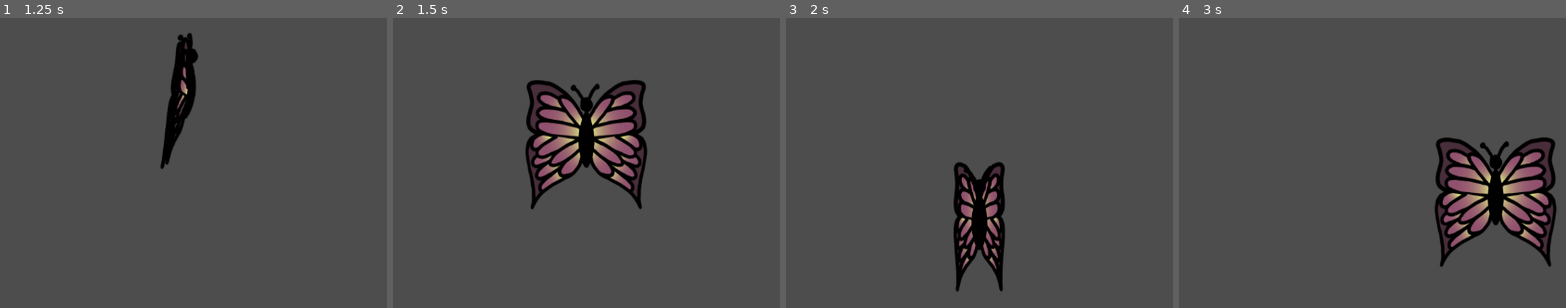
Above: before the commit, frames 1-4 (left to right).
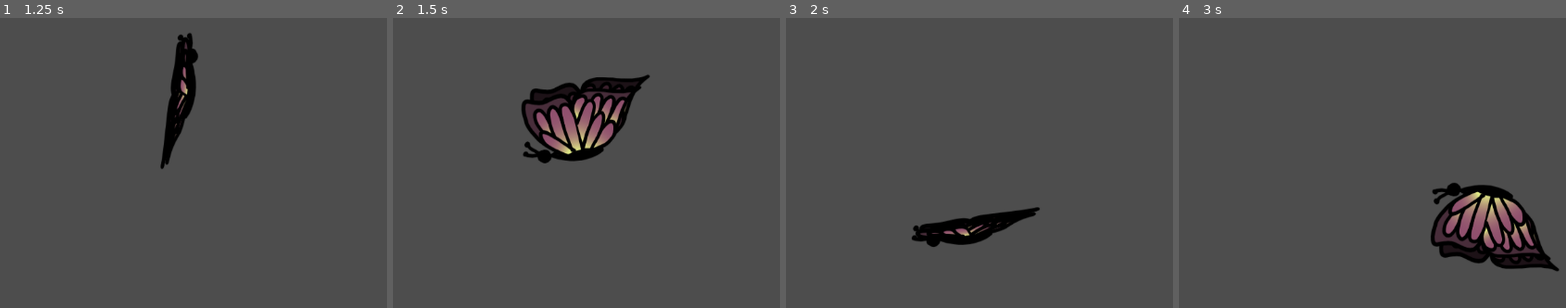
Above: after the commit, the same moments.

Repository: VRiveland/hungry-hungry-butterfly
Game: Godot game, scene res://game.tscn
Two runs of this game, one before a commit and one after it. Both use one fixed random seed, a clock stepped at 60 frames per second and the inputs below.
Inputs:
- Up to frame 1 (1.25 s): hold D (move_right) from 0.53 s (still down)
- Up to frame 2 (1.5 s): release D (move_right) at 1.28 s; hold S (move_down) from 1.28 s (still down)
- Up to frame 3 (2 s): keep holding S (move_down)
- Up to frame 4 (3 s): release S (move_down) at 2.03 s; hold D (move_right) 2.03-2.78 s; hold W (move_up) from 2.78 s (still down)

Frame 1 is identical in both runs. In frame 2, 9.2% of the frame differs, in the area x 33-67%, y 19-67%; in frame 3, 4.9%; in frame 4, 11%, in the area x 65-99%, y 41-88%.

Commit message:
Added an improved up/down animation

Diff:
--- a/Scenes/Characters and objects/player.gd
+++ b/Scenes/Characters and objects/player.gd
@@ -28,18 +28,18 @@
 	if velocity.y > 0:
 		if velocity.x != 0:
 			$AnimatedSprite2D.animation = "diagonal_down"
-			#$AnimatedSprite2D.flip_v = false
+			$AnimatedSprite2D.flip_v = false
 		else:
-			$AnimatedSprite2D.animation = "up"
-			#$AnimatedSprite2D.flip_v = true
+			$AnimatedSprite2D.animation = "new_up"
+			$AnimatedSprite2D.flip_v = true
 	elif velocity.y < 0:
-		#$AnimatedSprite2D.flip_v = false
+		$AnimatedSprite2D.flip_v = false
 		if velocity.x != 0:
 			$AnimatedSprite2D.animation = "diagonal_up"
 		else:
-			$AnimatedSprite2D.animation = "up"
+			$AnimatedSprite2D.animation = "new_up"
 	else:
-		#$AnimatedSprite2D.flip_v = false
+		$AnimatedSprite2D.flip_v = false
 		if velocity.x != 0:
 			$AnimatedSprite2D.animation = "sideways"
 		else:
@@ -47,7 +47,7 @@
 
 	if velocity.x < 0:
 		$AnimatedSprite2D.flip_h = true
-	else:
+	elif velocity.x > 0:
 		$AnimatedSprite2D.flip_h = false
 
 	$AnimatedSprite2D.play()
--- a/Scenes/Characters and objects/player.tscn
+++ b/Scenes/Characters and objects/player.tscn
@@ -17,12 +17,18 @@
 [ext_resource type="Texture2D" uid="uid://h4cfv58j17e4" path="res://Assets/Animations/diagonal down/diag down 5.png" id="10_6gdom"]
 [ext_resource type="Texture2D" uid="uid://cryfncin6ixq6" path="res://Assets/Animations/diagonal up/side 5.png" id="10_rpb4t"]
 [ext_resource type="Texture2D" uid="uid://bmpmk560q5utq" path="res://Assets/Animations/diagonal down/diag down 6.png" id="11_7jcha"]
+[ext_resource type="Texture2D" uid="uid://cxysqnf1xjt1t" path="res://Assets/Animations/new up/new up 1.png" id="18_8fgpw"]
 [ext_resource type="Texture2D" uid="uid://c45bkavxbbjbk" path="res://Assets/Animations/side/side 1.png" id="18_rexhh"]
 [ext_resource type="Texture2D" uid="uid://cwukf8aqnxou" path="res://Assets/Animations/side/side 2.png" id="19_817as"]
+[ext_resource type="Texture2D" uid="uid://o7s1mnyctc82" path="res://Assets/Animations/new up/new up 2.png" id="19_ift57"]
+[ext_resource type="Texture2D" uid="uid://cv6xjtcojk7kj" path="res://Assets/Animations/new up/new up 3.png" id="20_0ufwr"]
 [ext_resource type="Texture2D" uid="uid://cj5o8h875xfhm" path="res://Assets/Animations/side/side 3.png" id="20_gha0w"]
 [ext_resource type="Texture2D" uid="uid://dievu5jb313xv" path="res://Assets/Animations/side/side 4.png" id="21_a2k4q"]
+[ext_resource type="Texture2D" uid="uid://b3omvdtrhurhy" path="res://Assets/Animations/new up/new up 4.png" id="21_foojl"]
+[ext_resource type="Texture2D" uid="uid://ci558eiwx8u0o" path="res://Assets/Animations/new up/new up 5.png" id="22_0gw20"]
 [ext_resource type="Texture2D" uid="uid://cud4gn51kx824" path="res://Assets/Animations/side/side 5.png" id="22_xaj4n"]
 [ext_resource type="Texture2D" uid="uid://buu4pcrc1q4rw" path="res://Assets/Animations/side/side 6.png" id="23_8s7l3"]
+[ext_resource type="Texture2D" uid="uid://bp3m6jveut2o0" path="res://Assets/Animations/new up/new up 6.png" id="23_vb6yp"]
 [ext_resource type="Texture2D" uid="uid://lk8u1a6qppbn" path="res://Assets/Animations/up/up 2.png" id="24_iqmiv"]
 [ext_resource type="Texture2D" uid="uid://c3wk5s2qj0ndi" path="res://Assets/Animations/up/up3.png" id="25_0c8ya"]
 [ext_resource type="Texture2D" uid="uid://b7dur6kf7le0w" path="res://Assets/Animations/up/up4.png" id="26_enmdp"]
@@ -125,6 +131,41 @@
 }, {
 "frames": [{
 "duration": 1.0,
+"texture": ExtResource("18_8fgpw")
+}, {
+"duration": 1.0,
+"texture": ExtResource("19_ift57")
+}, {
+"duration": 1.0,
+"texture": ExtResource("20_0ufwr")
+}, {
+"duration": 1.0,
+"texture": ExtResource("21_foojl")
+}, {
+"duration": 1.0,
+"texture": ExtResource("22_0gw20")
+}, {
+"duration": 1.0,
+"texture": ExtResource("23_vb6yp")
+}, {
+"duration": 1.0,
+"texture": ExtResource("22_0gw20")
+}, {
+"duration": 1.0,
+"texture": ExtResource("21_foojl")
+}, {
+"duration": 1.0,
+"texture": ExtResource("20_0ufwr")
+}, {
+"duration": 1.0,
+"texture": ExtResource("19_ift57")
+}],
+"loop": true,
+"name": &"new_up",
+"speed": 5.0
+}, {
+"frames": [{
+"duration": 1.0,
 "texture": ExtResource("18_rexhh")
 }, {
 "duration": 1.0,
@@ -197,7 +238,7 @@
 [node name="AnimatedSprite2D" type="AnimatedSprite2D" parent="."]
 scale = Vector2(1.00174, 1.06329)
 sprite_frames = SubResource("SpriteFrames_iwmvk")
-animation = &"up"
+animation = &"new_up"
 
 [node name="CollisionShape2D" type="CollisionShape2D" parent="."]
 visible = false
Binary file added: Assets/Animations/new up/new up 1.png
Not shown, added: Assets/Animations/new up/new up 1.png.import
Binary file added: Assets/Animations/new up/new up 2.png
Not shown, added: Assets/Animations/new up/new up 2.png.import
Binary file added: Assets/Animations/new up/new up 3.png
Not shown, added: Assets/Animations/new up/new up 3.png.import
Binary file added: Assets/Animations/new up/new up 4.png
Not shown, added: Assets/Animations/new up/new up 4.png.import
Binary file added: Assets/Animations/new up/new up 5.png
Not shown, added: Assets/Animations/new up/new up 5.png.import
Binary file added: Assets/Animations/new up/new up 6.png
Not shown, added: Assets/Animations/new up/new up 6.png.import
(and 1 more such lines)
